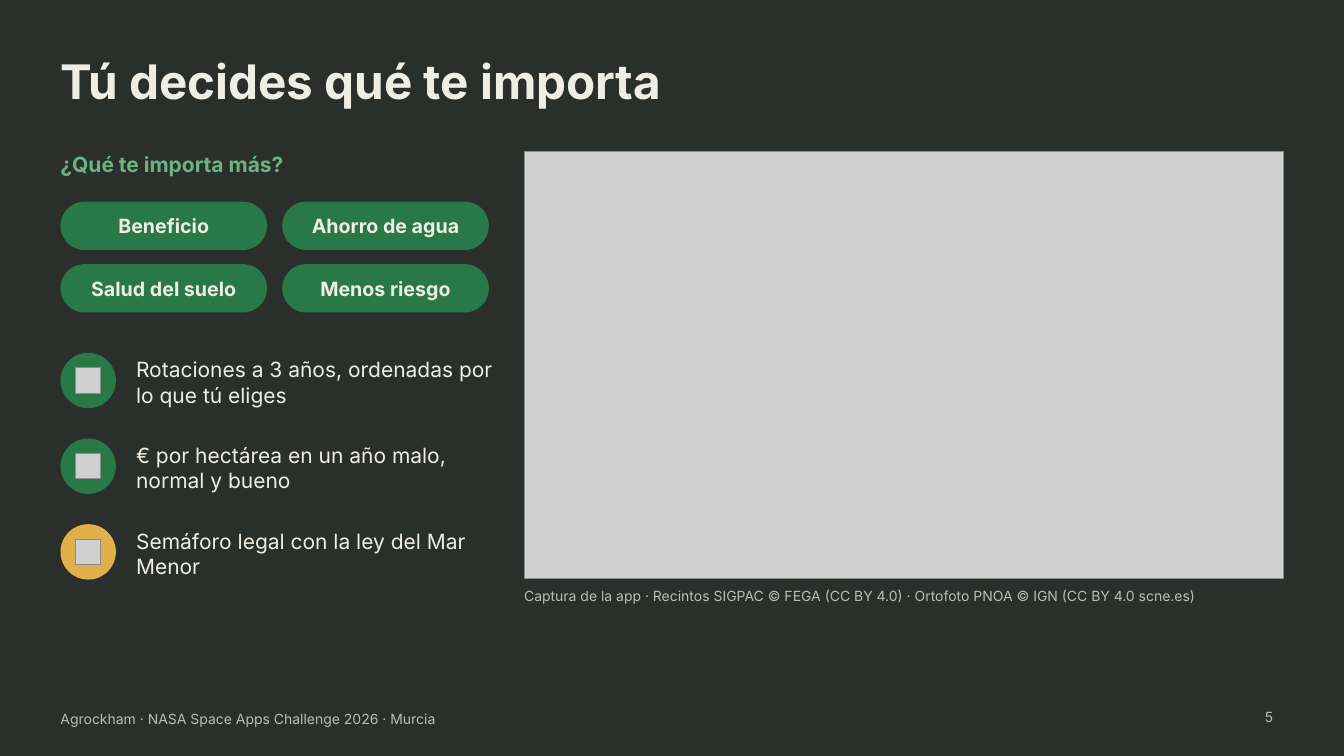
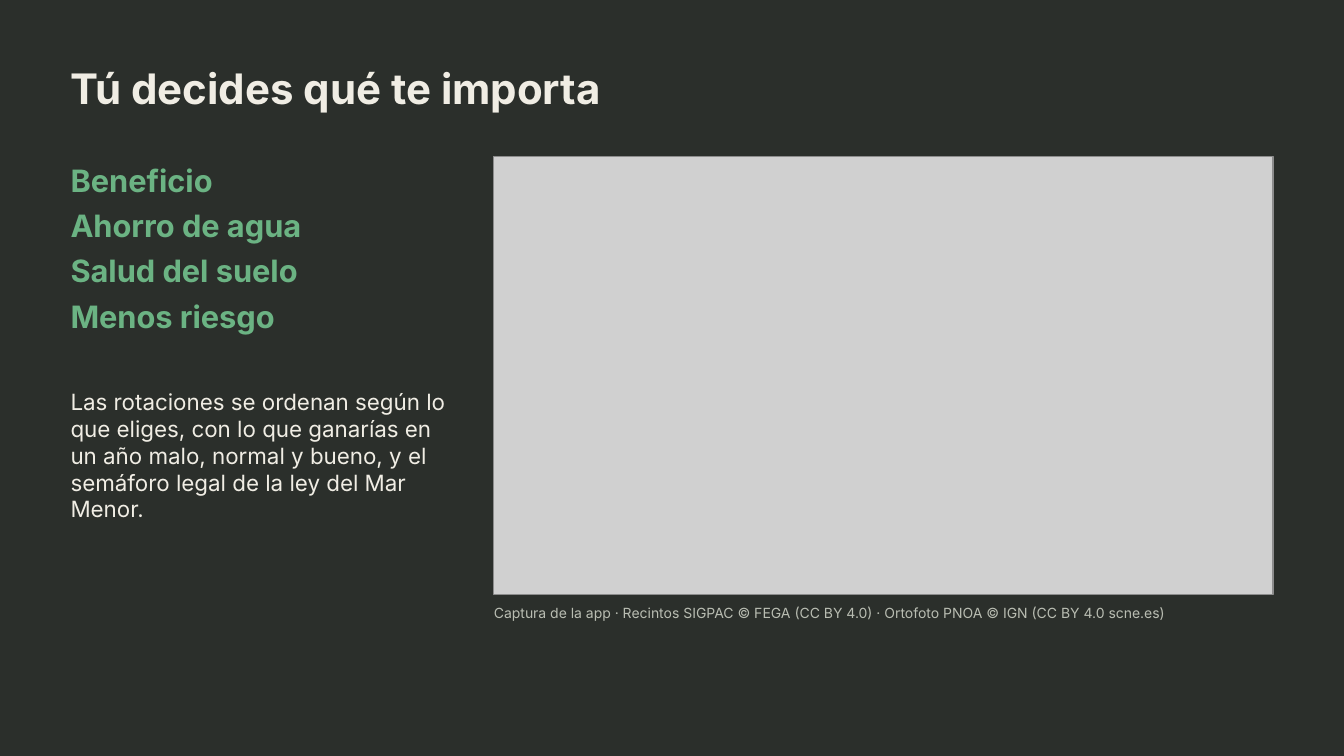
Before and after one commit to Enrikkk/NasaSpaceApps, a slide deck: slide 5 of submission/presentacion/agrockham-presentacion.pptx. Drawn at 1344x756 pixels with LibreOffice and Linux fonts; fonts in the diff are those of the drawing; grey boxes stand for pictures. Boxes give left, top, right and bottom in pixels: in the first picture for what was removed or moved away, otherwise in the second. Text is boxed around its words. In the diff, an @@ line names an element or a change of style, - is before the commit and + after.

Commit message:
submission: simpler presentation design (brand colours only, no icons/cards; real Eurostat price chart)

```diff
--- a/submission/presentacion/agrockham-presentacion.pptx
+++ b/submission/presentacion/agrockham-presentacion.pptx
@@ title "Tú decides qué te importa": place and size @@
-title "Tú decides qué te importa" at <box>60,62,661,109</box>
+title "Tú decides qué te importa" at <box>71,72,601,113</box>
@@ title "Tú decides qué te importa" at <box>71,72,601,113</box>: size 34 to 30 pt @@
@@ text at <box>71,168,301,334</box>: text changed; size 15 to 22 pt @@
-¿Qué te importa más?
+Beneficio
+Ahorro de agua
+Salud del suelo
+Menos riesgo
@@ picture: place and size @@
-picture at <box>524,151,1284,579</box>
+picture at <box>494,156,1273,595</box>
@@ rounded rectangle removed at <box>60,202,267,250</box> @@
@@ rounded rectangle removed at <box>282,202,489,250</box> @@
@@ text removed at <box>118,218,209,233</box> @@
-Beneficio
@@ text removed at <box>312,218,459,237</box> @@
-Ahorro de agua
@@ rounded rectangle removed at <box>60,264,267,313</box> @@
@@ rounded rectangle removed at <box>282,264,489,313</box> @@
@@ text removed at <box>91,281,236,296</box> @@
-Salud del suelo
@@ text removed at <box>320,281,450,300</box> @@
-Menos riesgo
@@ ellipse removed at <box>60,353,116,408</box> @@
@@ text "Las rotaciones se ordenan según ..." at <box>71,393,445,518</box>: vertical alignment middle to top @@
@@ picture removed at <box>76,368,101,393</box> @@
@@ text removed at <box>136,361,492,408</box> @@
-Rotaciones a 3 años, ordenadas por lo que tú eliges
@@ text at <box>71,393,445,518</box>: text changed; size 15 to 16 pt @@
-€ por hectárea en un año malo, normal y bueno
+Las rotaciones se ordenan según lo que eliges, con lo que ganarías en un año malo, normal y bueno, y el semáforo legal de la ley del Mar Menor.
@@ ellipse removed at <box>60,439,116,494</box> @@
@@ picture removed at <box>76,454,101,479</box> @@
@@ ellipse removed at <box>60,524,116,580</box> @@
@@ picture removed at <box>76,539,101,565</box> @@
@@ text removed at <box>136,533,466,575</box> @@
-Semáforo legal con la ley del Mar Menor
@@ text "Captura de la app · ...": place and size @@
-text "Captura de la app · ..." at <box>524,589,1195,604</box>
+text "Captura de la app · ..." at <box>494,606,1165,621</box>
@@ text removed at <box>60,713,435,727</box> @@
-Agrockham · NASA Space Apps Challenge 2026 · Murcia
@@ page number removed at <box>1265,712,1273,722</box> @@
-5
```
Also in this commit, not shown: 5 other slides changed, 2 other files.
